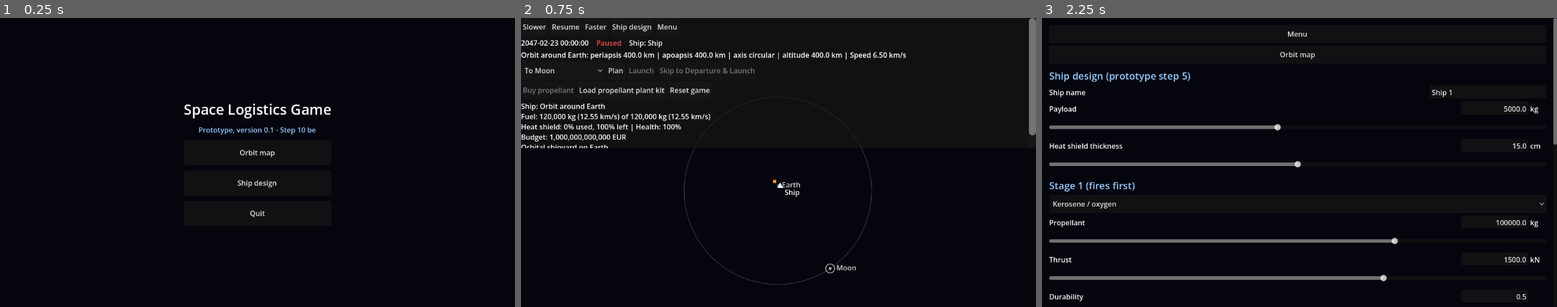
Above: before the commit, frames 1-3 (left to right).
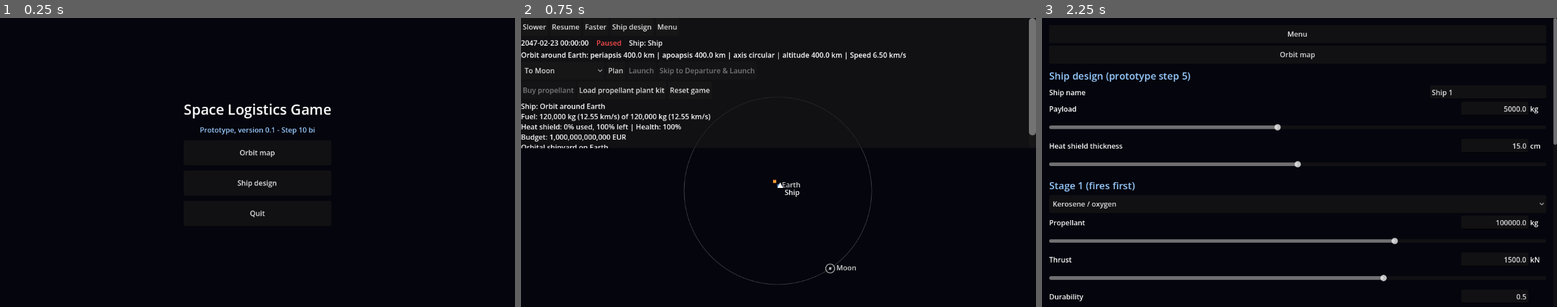
Above: after the commit, the same moments.

Repository: jonmakescars/asteroid-miner
Game: Godot game, scene res://menu.tscn
The game is run twice, just before and just after one commit, with the same random seed, the same clock (stepped at 60 frames per second) and the same inputs.
Inputs:
- Up to frame 1 (0.25 s): no input
- Up to frame 2 (0.75 s): click "Orbit map" at 0.5 s
- Up to frame 3 (2.25 s): click "Menu" at 1.25 s; click "Ship design" at 2 s

The runs differ from the first frame. In frame 1, 0.3% of the frame differs, in the area x 38-62%, y 37-41%; in frame 2, nothing differs; in frame 3, nothing differs.

Commit message:
Step 10bi - fixes to zoom and view context.

Diff:
--- a/scripts/game_state.gd
+++ b/scripts/game_state.gd
@@ -13,6 +13,8 @@
 const DEFAULT_SHIP_VE_MS := 3900.0   # effective exhaust velocity of the default ship
 const DEFAULT_SHIP_PAYLOAD_KG := 5000.0
 const DEFAULT_SHIP_THRUST_KN := 1000.0
+const TINY_SOI_RADII := 5.0         # a sphere of influence smaller than this many body radii counts as none (Phobos, Deimos)
+const CONTEXT_HYSTERESIS := 1.05   # the ship leaves a context at this multiple of its radius (and enters it at 1.0)
 const VIEW_FILL := 0.9          # share of the half screen width that the widest orbit of a view fills
 static var _last_approach_diag := ""
 
@@ -82,6 +84,7 @@
 static var ship_fuel_kg := -1.0                         # current propellant; negative = not set yet
 static var ship_burned := false                         # true once the ship has used any delta-v
 static var ship_dv_source := "default value; design a ship on the ship design screen"
+static var ship_context_id := ""                        # the body whose space the ship is in (see update_ship_context); "" = not worked out yet
 
 # Facilities: id -> state dictionary (type values plus body, name, stock_kg and last_jd).
 static var facilities: Dictionary = {}
@@ -294,7 +297,7 @@
 		if warp_index > 0:
 			# Stop at the EARLIEST of the events that need a slow warp. Before a burn or an aerobraking pass (the ship
 			# starts turning one half-turn time before it) the time flow drops to real time, so the turn and the burn
-			# can be watched; the moment the ship gets inside a smaller view only drops it to 1 min/s.
+			# can be watched; the moment the ship gets inside the space of a smaller body only drops it to 1 min/s.
 			var stop := -1.0
 			var stop_to_real := true
 			var reason := ""
@@ -309,11 +312,11 @@
 				stop = float(morph_window["t_turn"])
 				reason = "%s: %s" % ["aerobraking pass" if bool(morph_window["is_pass"]) else "burn", str(morph_window["label"])]
 			if warp_index > AERO_WARP_INDEX:
-				var entry_time := _next_view_entry(time_jd + step)
+				var entry_time := _next_context_entry(time_jd + step)
 				if entry_time > 0.0 and (stop < 0.0 or entry_time < stop):
 					stop = entry_time
 					stop_to_real = false
-					reason = "the ship enters a smaller view"
+					reason = "the ship enters the space of a smaller body"
 			if stop > 0.0:
 				time_jd = maxf(time_jd, stop)
 				stop_reason = reason
@@ -325,6 +328,7 @@
 			time_jd = maxf(time_jd, lost_at)   # stop exactly where the ship blows up
 		else:
 			time_jd += step
+	update_ship_context(time_jd)
 	_decay_orbit()
 	var running := running_plan()
 	if not running.is_empty() and running["committed"]:
@@ -1598,17 +1602,18 @@
 	var soi := soi_radius_km(id)
 	if is_inf(soi):
 		return INF
-	if soi <= 0.0:
+	if soi < radius * TINY_SOI_RADII:
 		return radius * 101.0
 	return maxf(soi, radius * 2.0)
 
 
 ## The highest altitude (km above the surface) that an orbit around a body can have: the edge of its sphere of
-## influence. Tiny bodies without a sphere of influence keep a generous limit of 100 body radii.
+## influence. Tiny bodies (a sphere of influence smaller than TINY_SOI_RADII body radii, which is none or hardly
+## more than the body itself, like Phobos and Deimos) keep a generous limit of 100 body radii.
 static func max_orbit_altitude_km(id: String) -> float:
 	var radius := float(bodies[id]["radius_km"])
 	var soi := soi_radius_km(id)
-	if soi <= 0.0 or is_inf(soi):
+	if is_inf(soi) or soi < radius * TINY_SOI_RADII:
 		return radius * 100.0
 	return maxf(soi - radius, radius)
 
@@ -1618,26 +1623,54 @@
 	return view_extent_km(frame_id, jd) / VIEW_FILL
 
 
-## The body with the smallest view that contains the ship.
+## The distance from the centre of a body up to which it is the ship's context: the distance its view shows at the
+## edge of a portrait screen (view_radius_km, which contains the orbits of its moons and of the ship), but not
+## beyond the edge of its sphere of influence (max_orbit_radius_km). Every body that can have a local view has one,
+## small moons, asteroids and comets included. Leaving it changes the context to the next larger body; entering a
+## smaller one slows the time flow and changes the view. jd < 0: now.
+static func context_radius_km(id: String, jd := -1.0) -> float:
+	return minf(max_orbit_radius_km(id), view_radius_km(id, time_jd if jd < 0.0 else jd))
+
+
+## Works out the context of the ship (a parameter of the ship, ship_context_id): the body with the smallest
+## context radius that contains the ship. A context is left only when the ship is CONTEXT_HYSTERESIS times
+## further out than its radius, so a ship on the edge does not flip between two contexts. Returns the context.
+static func update_ship_context(jd: float) -> String:
+	var best := "sun"
+	var best_radius := INF
+	for id in bodies.keys():
+		var radius := context_radius_km(str(id), jd)
+		if radius < best_radius and ship_rel(str(id), jd).length() <= radius:
+			best = str(id)
+			best_radius = radius
+	if ship_context_id != "" and bodies.has(ship_context_id) and best != ship_context_id:
+		var current_radius := context_radius_km(ship_context_id, jd)
+		if best_radius > current_radius and ship_rel(ship_context_id, jd).length() <= current_radius * CONTEXT_HYSTERESIS:
+			return ship_context_id   # just outside the edge of the context: keep it
+	ship_context_id = best
+	return best
+
+
+## The body with the smallest view that contains the ship (the view of a body is only used inside its context).
 static func smallest_view(jd: float) -> String:
 	var best := "sun"
 	var best_radius := INF
 	for id in bodies.keys():
 		var radius := view_radius_km(str(id), jd)
-		if radius < best_radius and ship_rel(str(id), jd).length() <= radius:
+		if radius < best_radius and ship_rel(str(id), jd).length() <= minf(radius, context_radius_km(str(id), jd)):
 			best = str(id)
 			best_radius = radius
 	return best
 
 
-## If the ship gets inside a smaller view than the one it is in now before jd_end, when it gets in (else -1).
+## If the ship gets inside the context of a smaller body than the one it is in now before jd_end, when it gets in (else -1).
 ## The whole interval is sampled: at a high warp a step can carry the ship through a small view (Mars) and out
 ## again, so comparing only the two ends would miss it.
-static func _next_view_entry(jd_end: float) -> float:
-	var now_radius := view_radius_km(smallest_view(time_jd), time_jd)
+static func _next_context_entry(jd_end: float) -> float:
+	var now_radius := context_radius_km(update_ship_context(time_jd), time_jd)
 	var candidates: Array = []
 	for id in bodies.keys():
-		if view_radius_km(str(id), time_jd) < now_radius:
+		if context_radius_km(str(id), time_jd) < now_radius:
 			candidates.append(str(id))
 	if candidates.is_empty():
 		return -1.0
@@ -1647,12 +1680,12 @@
 	for k in range(1, samples + 1):
 		var t := time_jd + span * float(k) / float(samples)
 		for id in candidates:
-			if ship_rel(id, t).length() <= view_radius_km(id, t):
+			if ship_rel(id, t).length() <= context_radius_km(id, t):
 				var low := previous
 				var high := t
 				for _i in 24:
 					var middle := 0.5 * (low + high)
-					if ship_rel(id, middle).length() <= view_radius_km(id, middle):
+					if ship_rel(id, middle).length() <= context_radius_km(id, middle):
 						high = middle
 					else:
 						low = middle
--- a/scripts/menu_view.gd
+++ b/scripts/menu_view.gd
@@ -2,7 +2,7 @@
 ## Start menu: opens the prototype screens.
 
 const MOBILE_UI_SCALE := 2.0
-const BUILD_LABEL := "version 0.1 - Step 10 be"   # shown in the menu; update it with every new build
+const BUILD_LABEL := "version 0.1 - Step 10 bi"   # shown in the menu; update it with every new build
 const ENTRIES := [
 	["Orbit map", "res://main.tscn"],
 	["Ship design", "res://ship_design.tscn"],
--- a/scripts/orbit_view.gd
+++ b/scripts/orbit_view.gd
@@ -85,6 +85,7 @@
 var dragged := false            # ... and has moved so far that it drags the view
 var press_point := Vector2.ZERO
 var last_tap_point := Vector2.ZERO
+var last_context := ""          # the context of the ship at the last frame (a change of it resets the view, see _update_context_zoom)
 var auto_frame := ""            # the body the "auto" view currently shows (see _update_auto_frame)
 var destination_ids: Array = []  # what the destination picker currently offers
 var picker_origin := ""         # the body the picker was filled for
@@ -1121,6 +1122,9 @@
 	if auto_frame != "" and bodies.has(auto_frame) and best != auto_frame:
 		var current_radius := GameState.view_radius_km(auto_frame, time_jd)
 		var still_inside := GameState.ship_rel(auto_frame, time_jd).length() <= current_radius * VIEW_HYSTERESIS
+		# Outside the context (the highest altitude) of the body the view goes to the next larger body at once.
+		if GameState.ship_rel(auto_frame, time_jd).length() > GameState.context_radius_km(auto_frame) * GameState.CONTEXT_HYSTERESIS:
+			still_inside = false
 		if still_inside and best_radius >= current_radius:
 			return   # keep the view: the ship has just left it, but not far enough to switch out
 	auto_frame = best
@@ -1137,11 +1141,26 @@
 		add_child(lost_overlay)
 		lost_overlay.play(str(event["text"]), bool(event["burn"]))
 	_update_auto_frame()
+	_update_context_zoom()
 	_update_camera(delta)
 	if picker_origin != _picker_key():
 		_fill_destinations(_selected_target_id())
 	_update_ui()
 	queue_redraw()
+
+
+## When the ship gets into another context (it leaves the highest altitude of a body, or enters the space of a
+## smaller one) the view goes to the view the ship needs now, also if the camera was moved by hand (B-032).
+func _update_context_zoom() -> void:
+	var context := GameState.ship_context_id
+	if context == last_context:
+		return
+	var first := last_context == ""
+	last_context = context
+	if first or cam_body == "":
+		return
+	last_target = _frame_id()
+	_start_zoom(last_target, false)
 
 
 func _update_ui() -> void:
Not shown, changed: data/DATA_NOTES.md
Not shown, removed: step10av-complete.zip
Not shown, removed: step10aw-complete.zip
Not shown, removed: step10ba-complete.zip
Not shown, removed: step10bb-complete.zip
Not shown, removed: step10bc-complete.zip
Not shown, removed: step10be-complete.zip
Not shown, added: step10bg-complete.zip
Not shown, added: step10bh-complete.zip
Not shown, added: step10bi-complete.zip
